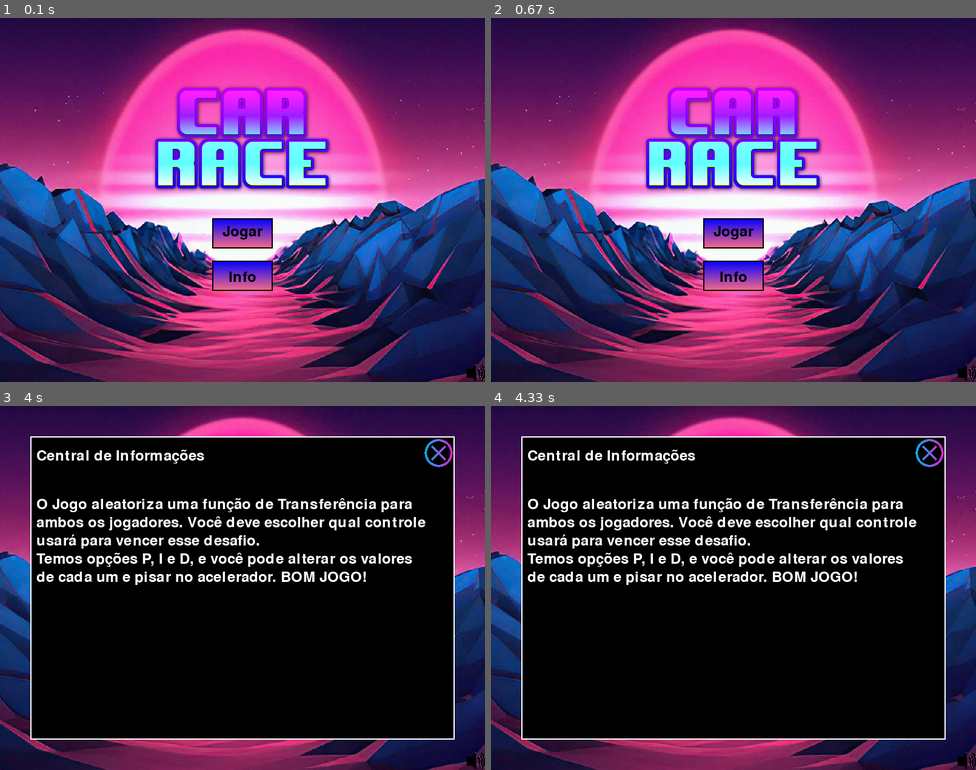
Above: before the commit, frames 1-4 (two rows, left to right).
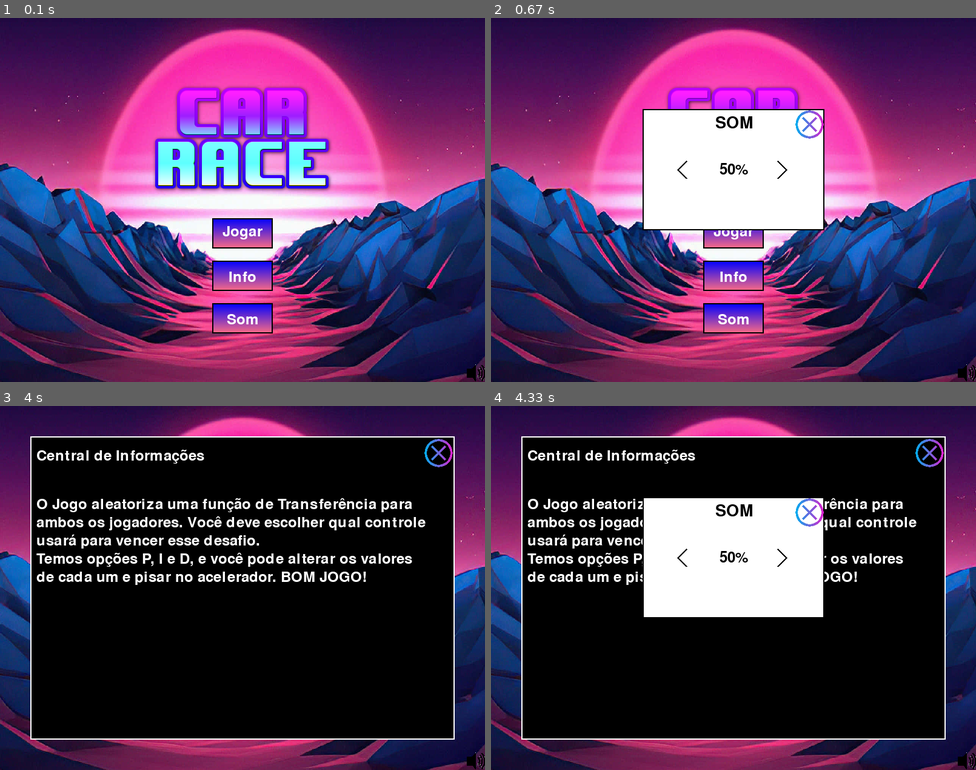
Above: after the commit, the same moments.

Repository: MatheuAlves/JogoControle1
Game: pygame game, started from menu.py
The game is run twice, just before and just after one commit, with the same random seed, the same clock (stepped at 60 frames per second) and the same inputs.
Inputs (mouse positions are in pixels of both pictures, inside the frame that each line leads up to):
- Up to frame 1 (0.1 s): no input
- Up to frame 2 (0.67 s): click (733, 316) at 0.38 s, where only the run after the commit has a clickable "Som"
- Up to frame 3 (4 s): click (436, 453) at 0.72 s; click (291, 558) at 1.22 s; click (189, 558) at 2.55 s; click "Info" at 3.88 s
- Up to frame 4 (4.33 s): click (733, 704) at 4.22 s, where only the run after the commit has a clickable "Som"

The runs differ from the first frame. In frame 1, 1.2% of the frame differs, in the area x 43-57%, y 57-87%; in frame 2, 12%, in the area x 31-69%, y 25-87%; in frame 3, nothing differs; in frame 4, 11%.

Commit message:
V1 Finalizada

Diff:
--- a/forms.py
+++ b/forms.py
@@ -417,10 +417,11 @@
 
         subprocess_data = {
             "ft_taxi" : list_data1,
-            "ft_carro" : list_data2
+            "ft_carro" : list_data2,
+            "max_value" : (10 * STEP_VALUE)
         }
 
-        # Adicionar um pequeno atraso para garantir que a janela seja fechada antes de abrir o subprocesso
+        # Adicionar um pequeno atraso para ga rantir que a janela seja fechada antes de abrir o subprocesso
         time.sleep(0.01)
         subprocess.run(["python", "game.py", str(subprocess_data)])  # Executar o script 'jogo.py'
         # Finalizar o Pygame
--- a/game.py
+++ b/game.py
@@ -39,9 +39,6 @@
 black = (0, 0, 0)
 purple = (128, 0, 128)
 
-win1 = 0  # 0 indica que o jogador 1 perdeu, 1 indica que o jogador 1 ganhou
-win2 = 0  # 0 indica que o jogador 2 perdeu, 1 indica que o jogador 2 ganhou
-
 
 # Música de fundo
 pygame.mixer.Sound("songs/alarm.mp3").play()
@@ -78,7 +75,8 @@
 # players' starting coordinates
 player1_x = lane1 + 50
 player2_x = lane2 + 50
-player_y = 400
+player1_y = 400
+player2_y = 400
 
 # frame settings
 clock = pygame.time.Clock()
@@ -91,17 +89,16 @@
         self.image = pygame.image.load(image)
         self.rect = self.image.get_rect()
         self.rect.center = [x, y]
-
-# sprite group for players
-player_group = pygame.sprite.Group()
+    def move(self, x, y):
+        self.rect.center = [x, y]
+    def draw(self, screen):
+        screen.blit(self.image, self.rect.topleft)
 
 # create player 1's car
-player1 = PlayerVehicle('images/redCar.png', player1_x, player_y)
-player_group.add(player1)
+player1 = PlayerVehicle('images/redCar.png', player1_x, player1_y)
 
 # create player 2's car
-player2 = PlayerVehicle('images/yellowCar.png', player2_x, player_y)
-player_group.add(player2)
+player2 = PlayerVehicle('images/yellowCar.png', player2_x, player2_y)
 
 # Carregamento da imagem 'chegada'
 chegada_image = pygame.image.load('images/finish.png')
@@ -112,8 +109,8 @@
 gameover = False
 
 # Defina as velocidades de forma aleatória para speed1 e speed2
-speed1 = random.randint(5, 20)
-speed2 = random.randint(5, 20)
+speed1 = 0
+speed2 = 0
 
 # Variáveis de tempo e distância
 tempo = 0
@@ -136,22 +133,38 @@
 yout_cpu, xout_cpu = clt.step(trans_disc_cpu, time_interval)
 speed_cpu = yout_cpu.tolist()
 
+explodiu1 = False
+explodiu2 = False
+
 while running:
 
     clock.tick(fps)
 
-    if distancia1 > valor_final:
+    if speed1 <= subprocess_data["max_value"]:
+        if distancia1 > valor_final:
+            speed1 = 0
+            cont1 = 1
+        elif ticks < len(speed_user):
+            speed1 = speed_user[ticks]
+    else:
+        pygame.mixer.Sound("songs/explosion.mp3").play()
+        explodiu1 = True
+        cont2 = True
         speed1 = 0
-        cont1 = 1
-    elif ticks < len(speed_user):
-        speed1 = speed_user[ticks]
-
-    if distancia2 > valor_final:
+        player1 = PlayerVehicle('images/crash.png', player1_x, player1_y)
+
+    if speed2 <= subprocess_data["max_value"]:
+        if distancia2 > valor_final:
+            speed2 = 0
+            cont2 = 1
+        elif ticks < len(speed_user):
+            speed2 = speed_cpu[ticks]
+    else:
+        pygame.mixer.Sound("songs/explosion.mp3").play()
+        explodiu2 = True
+        cont1 = True
         speed2 = 0
-        cont2 = 1
-        win2 = 1
-    elif ticks < len(speed_user):
-        speed2 = speed_cpu[ticks]
+        player2 = PlayerVehicle('images/crash.png', player2_x, player2_y)
 
     ticks += 1
 
@@ -188,8 +201,10 @@
     for y in range(marker_height * -2, height, marker_height * 2):
         pygame.draw.rect(screen, white, (lane2, y + lane_marker_move_y2, marker_width, marker_height))
 
-    # draw the players' cars
-    player_group.draw(screen)
+    player1.move(player1_x, player1_y)
+    player2.move(player2_x, player2_y)
+    player1.draw(screen)
+    player2.draw(screen)
 
     # Atualize o tempo
     tempo += 1 / fps
@@ -204,25 +219,25 @@
     # display the test
     pygame.draw.rect(screen, red, (115, 550, 180, 50))
     pygame.draw.rect(screen, black, (115, 550, 180, 50),2)
-    font = pygame.font.Font(pygame.font.get_default_font(), 16)
+    font = pygame.font.Font(None, 30)
     text = font.render('Distância: {:.2f}'.format(distancia1), True, black)
     text_rect = text.get_rect()
     text_rect.center = (200, 590)
     screen.blit(text, text_rect)
     text3 = font.render('Velocidade: {:.2f}'.format(speed1), True, black)
     text_rect3 = text3.get_rect()
-    text_rect3.center = (200, 570)
+    text_rect3.center = (205, 570)
     screen.blit(text3, text_rect3)
 
     pygame.draw.rect(screen, yellow, (505, 550, 180, 50))
     pygame.draw.rect(screen, black, (505, 550, 180, 50),2)
-    text2 = font.render('Distância 2: {:.2f}'.format(distancia2), True, black)
+    text2 = font.render('Distância: {:.2f}'.format(distancia2), True, black)
     text_rect2 = text2.get_rect()
     text_rect2.center = (590, 590)
     screen.blit(text2, text_rect2)
     text4 = font.render('Velocidade: {:.2f}'.format(speed2), True, black)
     text_rect4 = text4.get_rect()
-    text_rect4.center = (590, 570)
+    text_rect4.center = (595, 570)
     screen.blit(text4, text_rect4)
 
     # Título dos Jogadores
@@ -254,23 +269,120 @@
 
     # display game over
     if gameover:
+        if explodiu1 and explodiu2:
+            vencedor = False
+        else:
+            vencedor = True
+        while vencedor:
+            if cont1 == 1 and cont2 == 0:
+                player1_y -= 2
+                player1.move(player1_x, player1_y)
+
+                font = pygame.font.Font(pygame.font.get_default_font(), 32)
+
+                pygame.draw.rect(screen, gray, road1)
+                pygame.draw.rect(screen, red, left_edge_marker)
+                pygame.draw.rect(screen, red, right_edge_marker)
+                for y in range(marker_height * -2, height, marker_height * 2):
+                    pygame.draw.rect(screen, white, (lane1, y + lane_marker_move_y1, marker_width, marker_height))
+                player1.draw(screen)
+
+                pygame.draw.rect(screen, red, (0, 0, 400, 50))
+                pygame.draw.rect(screen, black, (0, 0, 400, 50),2)
+                player_text = font.render("PLAYER 1", True, black)
+                screen.blit(player_text, (125, 10))
+
+                if player1_y < -180:
+                    vencedor = False
+
+            if cont1 == 1 and cont2 == 1:
+                player1_y -= 2
+                player1.move(player1_x, player1_y)
+
+                font = pygame.font.Font(pygame.font.get_default_font(), 32)
+
+                pygame.draw.rect(screen, gray, road1)
+                pygame.draw.rect(screen, red, left_edge_marker)
+                pygame.draw.rect(screen, red, right_edge_marker)
+                for y in range(marker_height * -2, height, marker_height * 2):
+                    pygame.draw.rect(screen, white, (lane1, y + lane_marker_move_y1, marker_width, marker_height))
+                player1.draw(screen)
+
+                player2_y -= 2
+                player2.move(player2_x, player2_y)
+                pygame.draw.rect(screen, gray, road2)
+                pygame.draw.rect(screen, yellow, left_edge_marker2)
+                pygame.draw.rect(screen, yellow, right_edge_marker2)
+                for y in range(marker_height * -2, height, marker_height * 2):
+                    pygame.draw.rect(screen, white, (lane2, y + lane_marker_move_y2, marker_width, marker_height))
+                player2.draw(screen)
+
+                pygame.draw.rect(screen, yellow, (402, 0, 398, 50))
+                pygame.draw.rect(screen, black, (402, 0, 398, 50),2)
+                cpu_text = font.render("CPU", True, black)
+                screen.blit(cpu_text, (560, 10))
+
+                pygame.draw.rect(screen, red, (0, 0, 400, 50))
+                pygame.draw.rect(screen, black, (0, 0, 400, 50),2)
+                player_text = font.render("PLAYER 1", True, black)
+                screen.blit(player_text, (125, 10))
+
+                if player2_y < -180:
+                    vencedor = False
+
+            if cont1 == 0 and cont2 == 1:
+                player2_y -= 2
+                player2.move(player2_x, player2_y)
+
+                font = pygame.font.Font(pygame.font.get_default_font(), 32)
+
+                pygame.draw.rect(screen, gray, road2)
+                pygame.draw.rect(screen, yellow, left_edge_marker2)
+                pygame.draw.rect(screen, yellow, right_edge_marker2)
+                for y in range(marker_height * -2, height, marker_height * 2):
+                    pygame.draw.rect(screen, white, (lane2, y + lane_marker_move_y2, marker_width, marker_height))
+                player2.draw(screen)
+
+                pygame.draw.rect(screen, yellow, (402, 0, 398, 50))
+                pygame.draw.rect(screen, black, (402, 0, 398, 50),2)
+                cpu_text = font.render("CPU", True, black)
+                screen.blit(cpu_text, (560, 10))
+
+                if player2_y < -180:
+                    vencedor = False
+
+            pygame.display.update()
+
         if cont1 == 1 and cont2 == 0:
             # Desenha a imagem 'chegada'
             pygame.mixer.music.pause()
             pygame.mixer.Sound("songs/win.mp3").play()
             screen.blit(chegada_image, (0, 50))
-            font = pygame.font.Font(pygame.font.get_default_font(), 32)
+            font = pygame.font.Font(None, 32)
             pygame.draw.rect(screen, white, (0, 63, width, 70))
             text = font.render('                 Player 1 Venceu!\nAperte espaço para jogar de novo', True, black)
             text_rect = text.get_rect()
             text_rect.center = (width / 2, 100)
             screen.blit(text, text_rect)
-        if cont1 == 1 and cont2 == 1:
+
+        if cont1 == 1 and cont2 == 1 or (explodiu1 and explodiu2):
             # Desenha a imagem 'chegada'
             pygame.mixer.music.pause()
             pygame.mixer.Sound("songs/fail.mp3").play()
             screen.blit(chegada_image, (0, 50))
-            font = pygame.font.Font(pygame.font.get_default_font(), 32)
+            font = pygame.font.Font(None, 32)
+            pygame.draw.rect(screen, white, (0, 63, width, 70))
+            text = font.render('                   Empatou!\nAperte espaço para jogar de novo', True, black)
+            text_rect = text.get_rect()
+            text_rect.center = (width / 2, 100)
+            screen.blit(text, text_rect)
+
+        if cont1 == 0 and cont2 == 1:
+            # Desenha a imagem 'chegada'
+            pygame.mixer.music.pause()
+            pygame.mixer.Sound("songs/fail.mp3").play()
+            screen.blit(chegada_image, (0, 50))
+            font = pygame.font.Font(None, 32)
             pygame.draw.rect(screen, white, (0, 63, width, 70))
             text = font.render('                   CPU Venceu!\nAperte espaço para jogar de novo', True, black)
             text_rect = text.get_rect()
@@ -295,15 +407,6 @@
                 if event.key == pygame.K_SPACE:
                     # reset the game
                     gameover = False
-                    tempo = 0
-                    distancia1 = 0
-                    distancia2 = 0
-                    cont1 = 0
-                    cont2 = 0
-                    speed1 = random.randint(3, 6)
-                    speed2 = random.randint(3, 6)
-                    player1.rect.center = [player1_x, player_y]
-                    player2.rect.center = [player2_x, player_y]
 
                     # Fechar a janela antes de abrir o subprocesso
                     pygame.quit()
@@ -317,4 +420,5 @@
                     gameover = False
                     running = False
 
+
 pygame.quit()
--- a/menu.py
+++ b/menu.py
@@ -26,10 +26,15 @@
 sound_button_image = pygame.transform.scale(sound_button_image, (30, 30))
 muted_button_image = pygame.image.load("images/mute.png")
 muted_button_image = pygame.transform.scale(muted_button_image, (30, 30))
+plus_button_image = pygame.image.load("images/plus.png")
+plus_button_image = pygame.transform.scale(plus_button_image, (30, 30))
+minus_button_image = pygame.image.load("images/minus.png")
+minus_button_image = pygame.transform.scale(minus_button_image, (30, 30))
 title_image = pygame.image.load("images/CarRace.png")
 
 # Carregando fonte
 font = pygame.font.Font(None, 36)
+font2 = pygame.font.Font(None, 40)
 
 # Música de fundo
 pygame.mixer.music.load("songs/menu.mp3")
@@ -38,15 +43,23 @@
 # Variável para rastrear se o som está mudo ou não
 is_muted = False
 
+# Variável para controlar o volume
+volume = 0.5
+
 # Definindo as áreas clicáveis dos botões
 play_button_rect = pygame.Rect((width // 2 - 50, 330, 100, 50))
 info_button_rect = pygame.Rect((width // 2 - 50, 400, 100, 50))
+sound_button_rect = pygame.Rect((width // 2 - 50, 470, 100, 50))
 mute_button_rect = pygame.Rect((770, 570, 30, 30))
 info_close_rect = pygame.Rect((698, 52, 50, 50))
+info_close_rect2 = pygame.Rect((500, 150, 50, 50))
+plus_button_rect = pygame.Rect((730, 570, 30, 30))
+minus_button_rect = pygame.Rect((770, 570, 30, 30))
 
 # Loop principal
 running = True
 info_box = False
+info_box2 = False
 
 while running:
     for event in pygame.event.get():
@@ -69,13 +82,21 @@
                     pygame.mixer.music.pause()
                 else:
                     pygame.mixer.music.unpause()
-            if info_close_rect.collidepoint(event.pos):
+            if sound_button_rect.collidepoint(event.pos):
+                info_box2 = True
+            if plus_button_rect.collidepoint(event.pos):
+                pygame.mixer.music.set_volume(min(1.0, volume + 0.1))
+                volume = pygame.mixer.music.get_volume()
+            if minus_button_rect.collidepoint(event.pos):
+                pygame.mixer.music.set_volume(max(0.0, volume - 0.1))
+                volume = pygame.mixer.music.get_volume()
+            if info_close_rect.collidepoint(event.pos) or info_close_rect2.collidepoint(event.pos):
                 info_box = False
+                info_box2 = False
 
     screen.fill(WHITE)
     screen.blit(background_image, (-200, -100))
 
-    # Desenhar os botões com gradiente
     def draw_gradient_rect(surface, color_top, color_bottom, rect):
         pygame.draw.rect(surface, color_top, rect)
         for y in range(rect.top, rect.bottom):
@@ -89,20 +110,24 @@
 
     draw_gradient_rect(screen, BLUE, PINK, play_button_rect)
     draw_gradient_rect(screen, BLUE, PINK, info_button_rect)
+    draw_gradient_rect(screen, BLUE, PINK, sound_button_rect)
 
     pygame.draw.rect(screen, BLACK, play_button_rect, 2)
     pygame.draw.rect(screen, BLACK, info_button_rect, 2)
+    pygame.draw.rect(screen, BLACK, sound_button_rect, 2)
 
-    play_button_text = font.render("Jogar", True, BLACK)
-    info_button_text = font.render("Info", True, BLACK)
+    play_button_text = font.render("Jogar", True, WHITE)
+    info_button_text = font.render("Info", True, WHITE)
+    sound_button_text = font.render("Som", True, WHITE)
 
     screen.blit(play_button_text, (width // 2 - play_button_text.get_width() // 2, 340))
     screen.blit(info_button_text, (width // 2 - info_button_text.get_width() // 2, 415))
+    screen.blit(sound_button_text, (width // 2 - sound_button_text.get_width() // 2, 485))
 
-    # Escolha a imagem do botão de mudo com base no estado de is_muted
     mute_button_rect = screen.blit(muted_button_image if is_muted else sound_button_image, (770, 570))
 
-    # Título "CAR RACE" acima do botão "Jogar"
+
+
     screen.blit(title_image, (width // 2 - title_image.get_width() // 2, 100))
 
     if info_box:
@@ -131,6 +156,23 @@
         info_close_image = pygame.transform.scale(info_close_image, (50, 50))
         screen.blit(info_close_image, (698, 52))
 
+    if info_box2:
+        pygame.draw.rect(screen, WHITE, (250, 150, 300, 200))
+        pygame.draw.rect(screen, BLACK, (250, 150, 300, 200), 2)
+        sound_text = "SOM"
+        text_surface = font2.render(sound_text, True, BLACK)
+        screen.blit(text_surface, (370, 160))
+        text = font.render('{:.0%}'.format(volume), True, BLACK)
+        text_rect = text.get_rect()
+        text_rect.center = (400, 250)
+        screen.blit(text, text_rect)
+        minus_button_rect = screen.blit(minus_button_image,  (300, 235))
+        plus_button_rect = screen.blit(plus_button_image, (465, 235))
+
+        info_close_image = pygame.image.load("images/botao-fechar.png")
+        info_close_image = pygame.transform.scale(info_close_image, (50, 50))
+        screen.blit(info_close_image, (500, 150))
+
     pygame.display.flip()
 
 # Encerrar o Pygame
Binary file added: images/minus.png
Binary file added: images/plus.png
Not shown, added: songs/explosion.mp3
